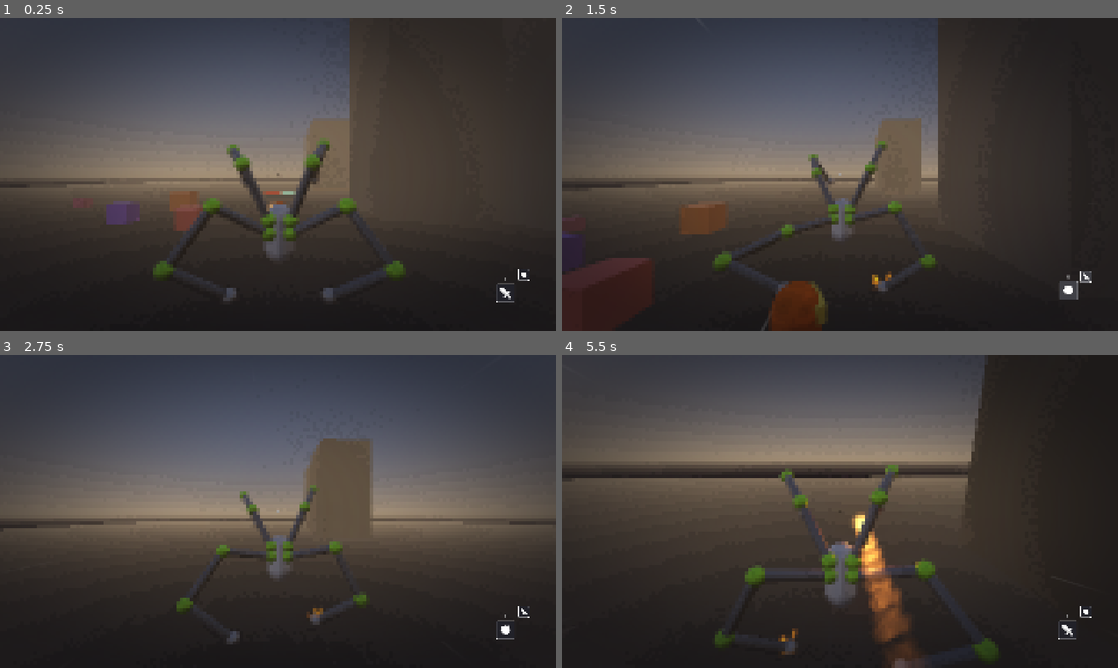
Above: before the commit, frames 1-4 (two rows, left to right).
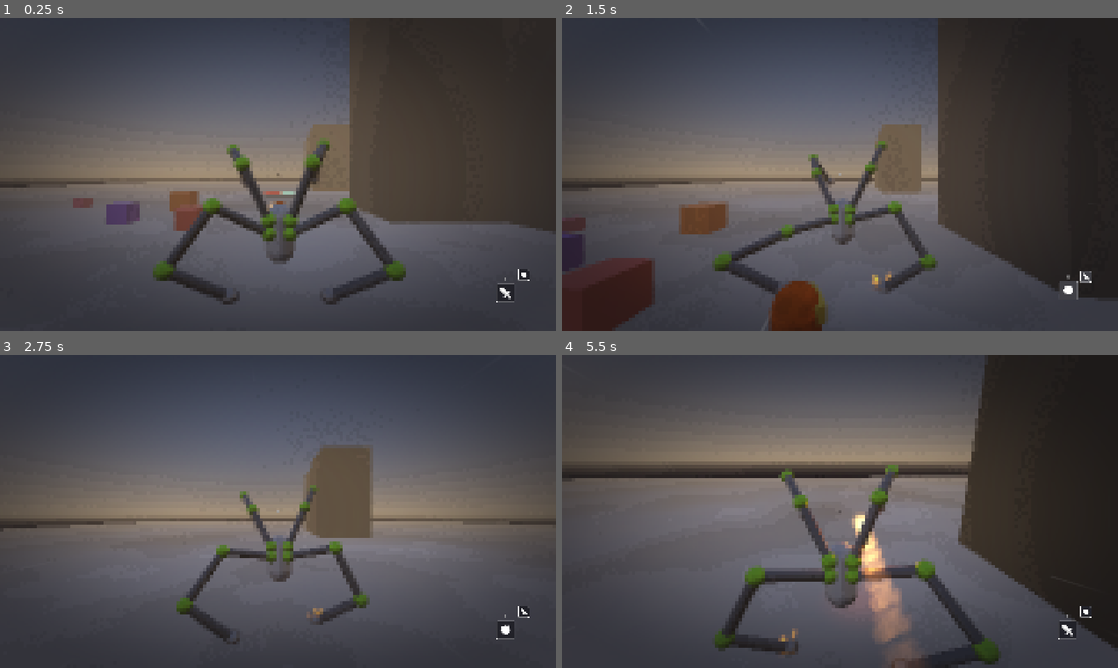
Above: after the commit, the same moments.

Repository: lliamsymonds04/doc-oc
Game: Godot game, scene res://main.tscn
Same seed, same stepped clock (60 frames per second), same inputs: the game is played once before the commit and once after it.
Inputs (mouse positions are in pixels of both pictures, inside the frame that each line leads up to):
- Up to frame 1 (0.25 s): no input
- Up to frame 2 (1.5 s): move the mouse to (867, 174) at 0.52 s; press the mouse at (867, 174) at 0.53 s; hold W (forward) from 0.53 s (still down); tap Space (jump) at 0.77 s; move the mouse to (812, 174) at 1.27 s; release the mouse at (812, 174) at 1.28 s; tap R (mode-switch) at 1.35 s
- Up to frame 3 (2.75 s): keep holding W (forward); tap Space (jump) at 1.52 s; move the mouse to (289, 505) at 2.02 s; hold Right mouse button (right-click) from 2.03 s (still down)
- Up to frame 4 (5.5 s): keep holding W (forward); move the mouse to (834, 517) at 2.77 s; release Right mouse button (right-click) at 2.78 s; tap Shift (sprint) at 2.85 s; tap Space (jump) at 3.02, 3.77, 4.52 s; move the mouse to (878, 514) at 3.52 s; press the mouse at (878, 514) at 3.53 s; move the mouse to (795, 508) at 4.27 s; release the mouse at (795, 508) at 4.28 s; tap R (mode-switch) at 4.35 s; move the mouse to (845, 511) at 5.02 s; hold Right mouse button (right-click) from 5.03 s (still down)

The runs differ from the first frame. In frame 1, 36% of the frame differs, in the area x 0-100%, y 32-100%; in frame 2, 28%; in frame 3, 41%; in frame 4, 43%, in the area x 0-100%, y 39-100%.

Commit message:
feat: floor gradient and pillar target pillar spawns

Diff:
--- a/main.tscn
+++ b/main.tscn
@@ -1,6 +1,5 @@
 [gd_scene format=3 uid="uid://b1tcbmu64uv0j"]
 
-[ext_resource type="Texture2D" uid="uid://b3un13prji6wu" path="res://assets/textures/dark_grid.png" id="1_h2yge"]
 [ext_resource type="PackedScene" uid="uid://cidasq88868wo" path="res://systems/player/player.tscn" id="1_ig7tw"]
 [ext_resource type="Script" uid="uid://0id6ded7pmn5" path="res://systems/player/config/hover_config.gd" id="3_kek77"]
 [ext_resource type="PackedScene" uid="uid://brn1hvq3t07v6" path="res://assets/vfx/step.tscn" id="3_lquwl"]
@@ -48,12 +47,30 @@
 adjustment_brightness = 1.02
 adjustment_contrast = 1.06
 
+[sub_resource type="Gradient" id="Gradient_floor"]
+colors = PackedColorArray(0.72, 0.7, 0.66, 1, 1, 1, 1, 1)
+
+[sub_resource type="FastNoiseLite" id="FastNoiseLite_floor"]
+frequency = 0.008
+fractal_octaves = 4
+
+[sub_resource type="NoiseTexture2D" id="NoiseTex_floor"]
+noise = SubResource("FastNoiseLite_floor")
+color_ramp = SubResource("Gradient_floor")
+seamless = true
+
 [sub_resource type="StandardMaterial3D" id="FloorMat"]
-albedo_texture = ExtResource("1_h2yge")
 roughness = 0.85
+detail_enabled = true
+detail_blend_mode = 3
+detail_uv_layer = 1
+detail_albedo = SubResource("NoiseTex_floor")
 uv1_scale = Vector3(0.5, 0.5, 0.5)
 uv1_triplanar = true
 uv1_world_triplanar = true
+uv2_scale = Vector3(0.01, 0.01, 0.01)
+uv2_triplanar = true
+uv2_world_triplanar = true
 
 [sub_resource type="StandardMaterial3D" id="BoxMat_orange"]
 albedo_color = Color(1, 0.55, 0.12, 1)
--- a/systems/pillar_spawner.gd
+++ b/systems/pillar_spawner.gd
@@ -4,7 +4,7 @@
 @export var extent := 128.0
 @export var cell_size := 9.0
 @export var cluster_frequency := 0.12
-@export var sparsity := 0.7
+@export var target_pillars := 34
 @export var min_height := 15.0
 @export var max_height := 60.0
 @export var pillar_template: PackedScene = preload("res://assets/pillar_template.tscn")
@@ -13,36 +13,45 @@
 
 
 func _ready() -> void:
+	var steps := maxi(int(extent / cell_size), 1)
+	var half := steps / 2.0
+
 	var mask := FastNoiseLite.new()
 	mask.seed = randi()
 	mask.frequency = cluster_frequency
 	mask.fractal_octaves = 3
+	var img := mask.get_seamless_image(steps, steps)
 
-	var steps := maxi(int(extent / cell_size), 1)
-	var img := mask.get_seamless_image(steps, steps)
-	var half := steps / 2.0
-
+	# x, z in cells, noise value in .z
+	var spots: Array[Vector3] = []
 	for ix in steps:
 		for iz in steps:
 			var dx := ix + 0.5 - half
 			var dz := iz + 0.5 - half
 			if dx * dx + dz * dz < center_radius * center_radius:
 				continue
+			spots.append(Vector3(dx, dz, img.get_pixel(ix, iz).r))
 
-			var nv := img.get_pixel(ix, iz).r
-			if nv < sparsity:
-				continue
-			# 0 at the group edge, 1 at its core
-			var t := (nv - sparsity) / maxf(1.0 - sparsity, 0.001)
-			var pillar := pillar_template.instantiate()
-			var height := lerpf(min_height, max_height, t)
-			pillar.position = Vector3(dx * cell_size, 0, dz * cell_size)
-			pillar.scale = Vector3(cell_size, height, cell_size)
+	# keep only the densest cells, so the count is the same every seed
+	spots.sort_custom(func(a: Vector3, b: Vector3) -> bool: return a.z > b.z)
+	if spots.is_empty():
+		return
+	var keep := mini(target_pillars, spots.size())
+	var cutoff := spots[keep - 1].z
+	var span := maxf(spots[0].z - cutoff, 0.001)
 
-			if pillar_gradient_colour:
-				var mesh: MeshInstance3D = pillar.get_child(0)
-				if mesh:
-					var mat := mesh.material_override as StandardMaterial3D
-					mat.albedo_color = pillar_gradient_colour.sample(t)
+	for i in keep:
+		var spot := spots[i]
+		# 0 at the group edge, 1 at its core
+		var t := (spot.z - cutoff) / span
+		var pillar := pillar_template.instantiate()
+		pillar.position = Vector3(spot.x * cell_size, 0, spot.y * cell_size)
+		pillar.scale = Vector3(cell_size, lerpf(min_height, max_height, t), cell_size)
 
-			add_child(pillar)
+		if pillar_gradient_colour:
+			var mesh: MeshInstance3D = pillar.get_child(0)
+			if mesh:
+				var mat := mesh.material_override as StandardMaterial3D
+				mat.albedo_color = pillar_gradient_colour.sample(t)
+
+		add_child(pillar)
